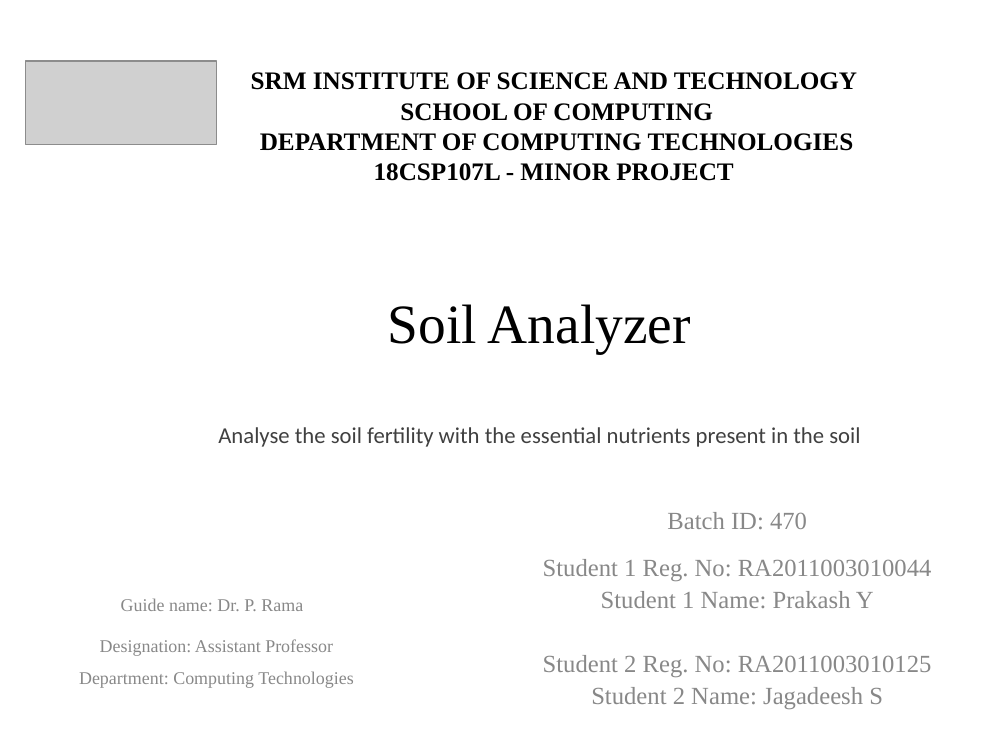
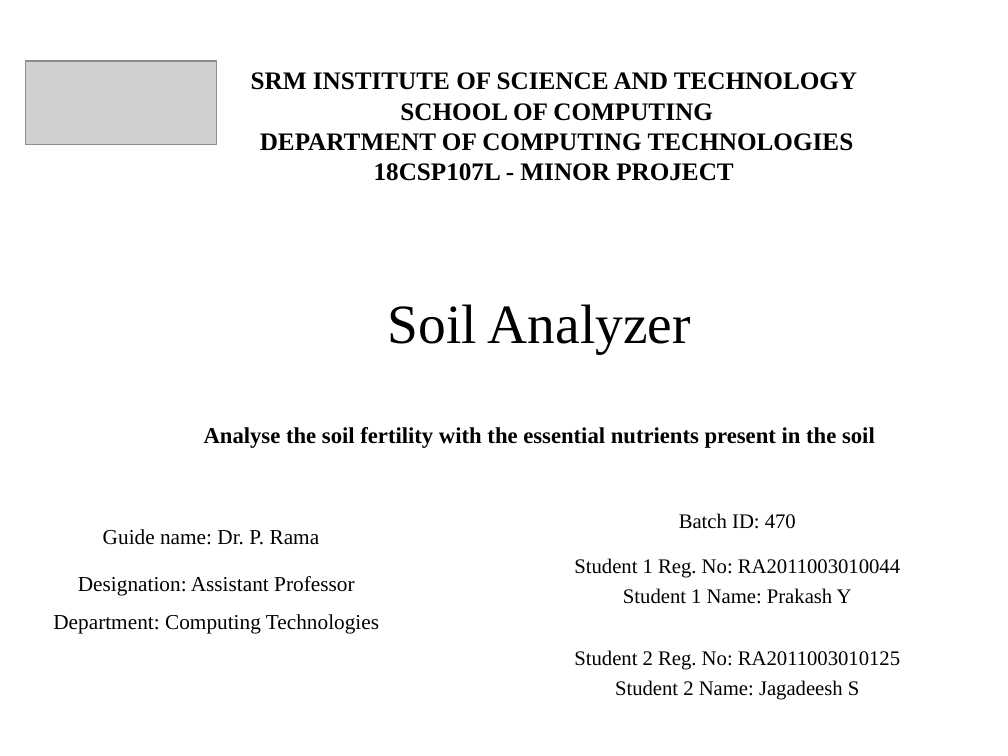
Before and after one commit to prakashy003/Soil-Analyzer, a slide deck: slide 1 of Documents/Review 1 ppt.pptx. Drawn at 1008x756 pixels with LibreOffice and Linux fonts; fonts in the diff are those of the drawing; grey boxes stand for pictures. Boxes give left, top, right and bottom in pixels: in the first picture for what was removed or moved away, otherwise in the second. Text is boxed around its words. In the diff, an @@ line names an element or a change of style, - is before the commit and + after.

```diff
--- a/Documents/Review 1 ppt.pptx
+++ b/Documents/Review 1 ppt.pptx
@@ title "Soil Analyzer Analyse the soil ..." at [204, 304, 875, 448]: font Calibri to Times New Roman, text colour #404040 to #000000, bold on in "Analyse the soil fertility with the essential ..." @@
@@ text "Guide name: Dr. P. Rama": place and size @@
-text "Guide name: Dr. P. Rama" at [79, 598, 354, 688]
+text "Guide name: Dr. P. Rama" at [53, 529, 379, 634]
@@ text "Guide name: Dr. P. Rama" at [53, 529, 379, 634]: size 12.8 to 15.2 pt, text colour #888888 to #000000 @@
@@ subtitle "Batch ID: 470" at [574, 513, 900, 700]: size 17.6 to 14.8 pt, text colour #888888 to #000000; line spacing 0.8 to 0.9 @@
```
Also in this commit, not shown: 14 other slides changed, 9 other files.
